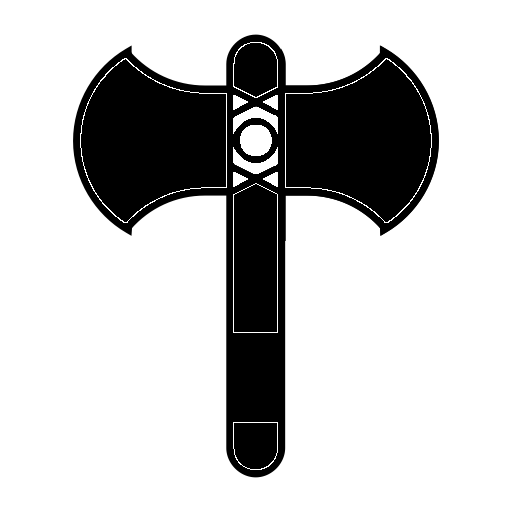
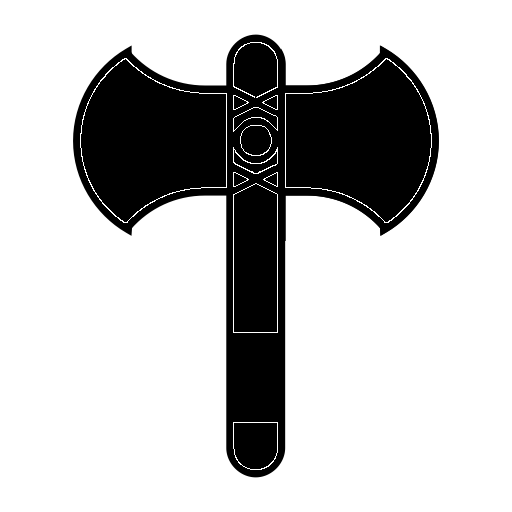
The second 512x512 image is a revision of the first. Changes to its layers:
added layer "Эллипс 1" above "Слой 10" over left=233, top=125, right=278, bottom=174
added layer "Слой 10" above "Слой 9" over left=233, top=96, right=278, bottom=134
added layer "Слой 9" above "Слой 8" over left=263, top=96, right=277, bottom=110
renamed "Слой 4" to "Слой 8", moved it above "Слой 7", painted on it over left=263, top=172, right=277, bottom=186
added layer "Слой 7" above "Слой 6" over left=234, top=173, right=249, bottom=187
added layer "Слой 6" above "Слой 3" over left=234, top=169, right=254, bottom=187
painted on "Слой 3" over left=233, top=172, right=246, bottom=186
painted on "Слой 0" over left=234, top=173, right=246, bottom=186
